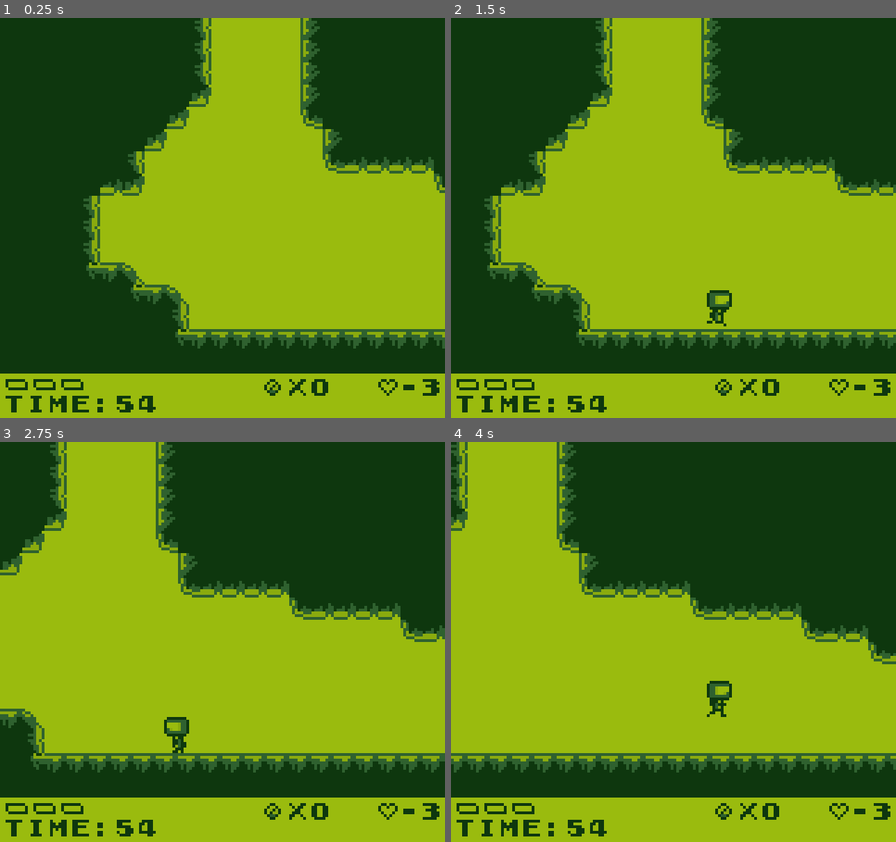
Above: before the commit, frames 1-4 (two rows, left to right).
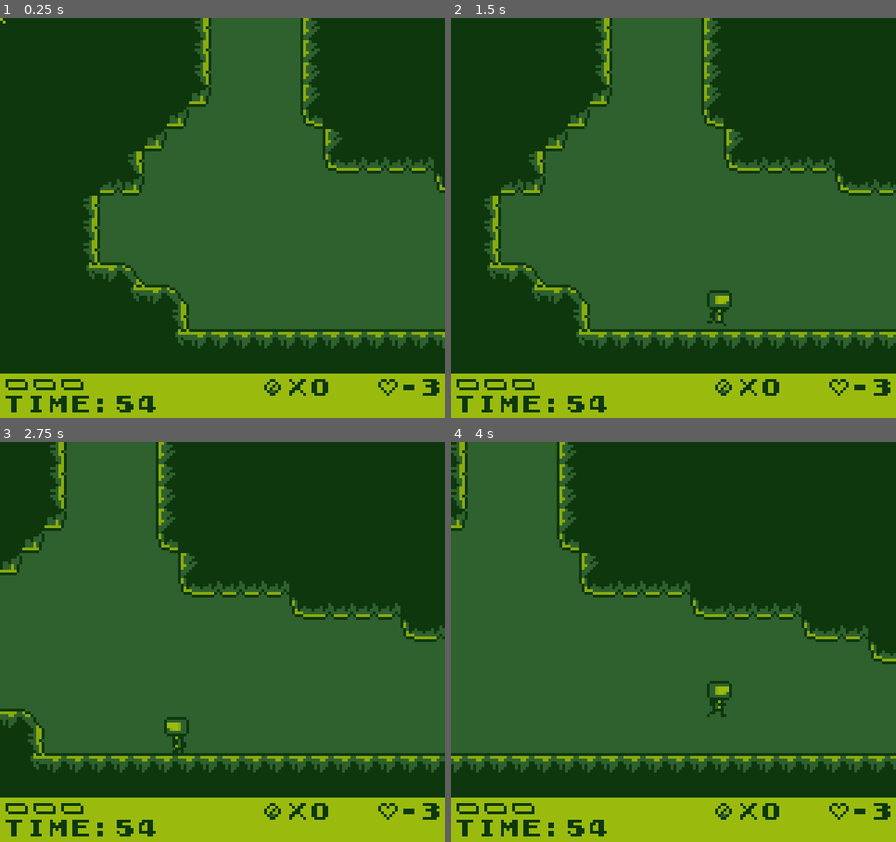
Above: after the commit, the same moments.

Repository: AlanRostem/TurboTrooper
Game: Godot game, scene res://scenes/main/Main.tscn
Same seed, same stepped clock (60 frames per second), same inputs: the game is played once before the commit and once after it.
Inputs:
- Up to frame 1 (0.25 s): no input
- Up to frame 2 (1.5 s): tap Enter at 0.5 s; hold D (move_right) from 0.53 s (still down); tap S (aim_down) at 0.6 s; tap Space (jump) at 0.77 s; tap W (aim_up) at 1.35 s
- Up to frame 3 (2.75 s): tap Space (jump) at 1.52 s; release D (move_right) at 2.03 s; hold A (move_left) from 2.03 s (still down); tap K (fire) at 2.1 s
- Up to frame 4 (4 s): release A (move_left) at 2.78 s; hold D (move_right) from 2.78 s (still down); tap S (aim_down) at 2.85 s; tap Space (jump) at 3.02, 3.77 s; tap W (aim_up) at 3.6 s

The runs differ from the first frame. In frame 1, 39% of the frame differs, in the area x 0-100%, y 0-79%; in frame 2, 43%; in frame 3, 47%; in frame 4, 46%.

Commit message:
same as before, but some more contrasts

Diff:
--- a/project/project.godot
+++ b/project/project.godot
@@ -159,5 +159,5 @@
 
 [rendering]
 
-environment/default_clear_color=Color( 0.607843, 0.737255, 0.0588235, 1 )
+environment/default_clear_color=Color( 0.188235, 0.384314, 0.188235, 1 )
 environment/default_environment="res://default_env.tres"
--- a/project/scenes/game/level/Level.tscn
+++ b/project/scenes/game/level/Level.tscn
@@ -17,9 +17,9 @@
 [node name="Player" parent="GameWorld/EntityPool" index="0" instance=ExtResource( 4 )]
 
 [node name="ScrapHoverText" parent="GameWorld" index="2"]
-custom_colors/font_color = Color( 0.0588235, 0.219608, 0.0588235, 1 )
+custom_colors/font_color = Color( 0.607843, 0.737255, 0.0588235, 1 )
 
 [node name="WeaponHoverText" parent="GameWorld" index="3"]
-custom_colors/font_color = Color( 0.0588235, 0.219608, 0.0588235, 1 )
+custom_colors/font_color = Color( 0.607843, 0.737255, 0.0588235, 1 )
 
 [editable path="GameWorld"]
Binary file changed: project/assets/sprites/char/player/char.png
Binary file changed: project/assets/sprites/item/crate/break.png
Binary file changed: project/assets/sprites/item/crate/crate.png
Binary file changed: project/assets/sprites/projectile/blast.png
Binary file changed: project/assets/sprites/projectile/blast_destroy.png
Binary file changed: project/assets/sprites/terrain/tile_sheet_slopes.png
